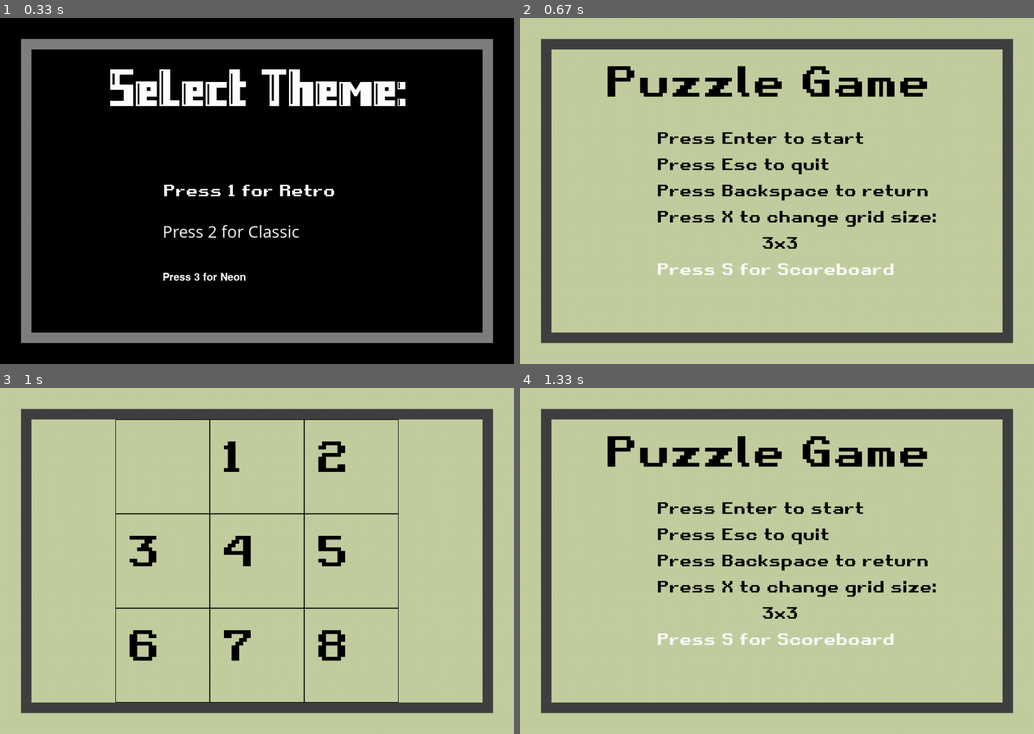
Above: before the commit, frames 1-4 (two rows, left to right).
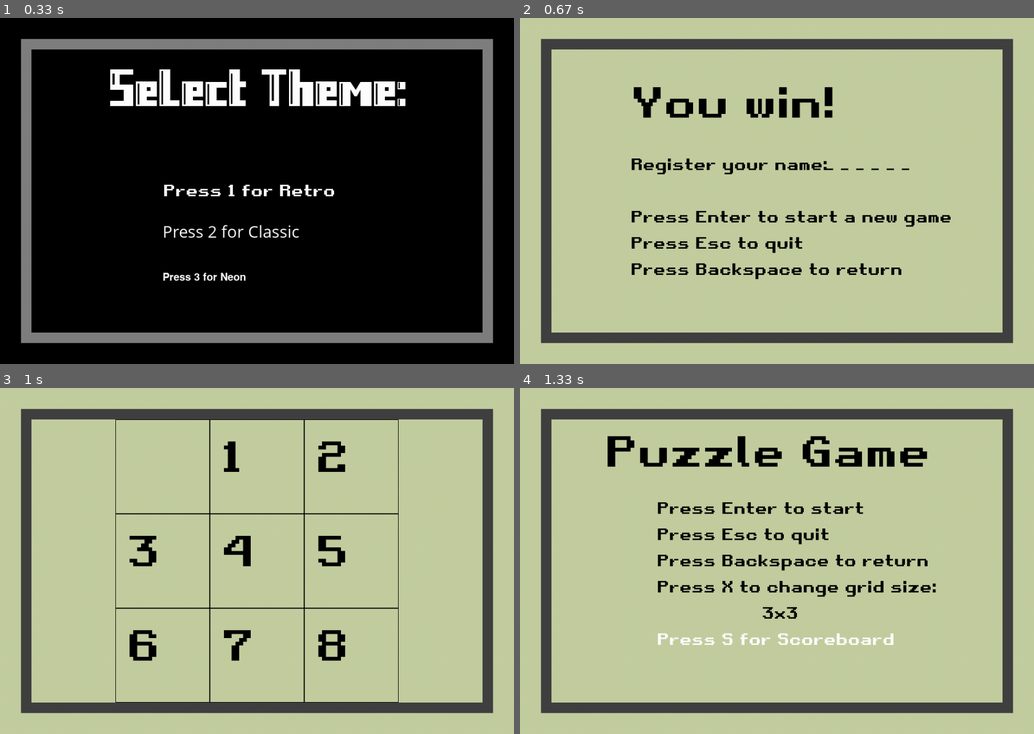
Above: after the commit, the same moments.

Repository: hugo-andriamaromanana/puzzle
Game: pygame game, started from main.py
The game is run twice, just before and just after one commit, with the same random seed, the same clock (stepped at 60 frames per second) and the same inputs.
Inputs:
- Up to frame 1 (0.33 s): no input
- Up to frame 2 (0.67 s): tap 1 at 0.33 s
- Up to frame 3 (1 s): tap Enter at 0.67 s
- Up to frame 4 (1.33 s): tap Space at 1 s

Frame 1 is identical in both runs. In frame 2, 7.8% of the frame differs, in the area x 17-84%, y 13-76%; in frame 3, nothing differs; in frame 4, nothing differs.

Commit message:
[ADD] Win screen Display

Diff:
--- a/display.py
+++ b/display.py
@@ -119,3 +119,23 @@
             if game_grid[row*settings['WIDTH_BORDER']+col] != '0':
                 GAME_DISPLAY.blit(active_font.render(game_grid[row*settings['WIDTH_BORDER']+col], True,
                                                      COLORS['BLACK']), (col * settings['CELL_SIZE']+160+20, row * settings['CELL_SIZE']+20))
+
+
+def draw_win(current_theme):
+    display=['_']*6
+    theme = THEME[current_theme]
+    fonts = theme['FONTS']
+    SCREEN.fill(theme['BACKGROUND'])
+    SCREEN.blit(RECTANGLE, (40, 40))
+    RECTANGLE.fill(theme['BORDER'])
+    RECTANGLE.blit(GAME_DISPLAY, (20, 20))
+    GAME_DISPLAY.fill(theme['BACKGROUND'])
+    GAME_DISPLAY.blit(fonts['BIG'].render('You win!', True, COLORS['BLACK']), (150, 50))
+    GAME_DISPLAY.blit(fonts['DEFAULT'].render('Register your name:', True, COLORS['BLACK']), (150, 200))
+    GAME_DISPLAY.blit(fonts['DEFAULT'].render(' '.join(display), True, COLORS['BLACK']), (520, 200))
+    GAME_DISPLAY.blit(fonts['DEFAULT'].render(
+        'Press Enter to start a new game', True, COLORS['BLACK']), (150, 300))
+    GAME_DISPLAY.blit(fonts['DEFAULT'].render(
+        'Press Esc to quit', True, COLORS['BLACK']), (150, 350))
+    GAME_DISPLAY.blit(fonts['DEFAULT'].render(
+        'Press Backspace to return', True, COLORS['BLACK']), (150, 400))
--- a/main.py
+++ b/main.py
@@ -12,7 +12,7 @@
                 current_theme = change_theme(event, current_theme)
                 running = ESC_KEYDOWN(event)
                 if current_theme != None:
-                    state = 'Menu'
+                    state = 'Win'
         if state == 'Menu':
             draw_menu(current_theme)
             for event in events:
@@ -44,14 +44,14 @@
                     draw_grid(settings, game_grid,
                            current_theme, dynamic_font_size)
                 # ------------------------------------------------------------
-            if state == 'Win':
-
-                for event in events:
-                    running = ESC_KEYDOWN(event)
-                    if BACKSPACE_KEYDOWN(event):
-                        state = 'Menu'
-                    if RETURN_KEYDOWN(event):
-                        game_grid = init_game()
-                        dynamic_font_size = modify_dynamic_font_size(settings)
-                        state = 'Game'
+        if state == 'Win':
+            draw_win(current_theme)
+            for event in events:
+                running = ESC_KEYDOWN(event)
+                if BACKSPACE_KEYDOWN(event):
+                    state = 'Menu'
+                if RETURN_KEYDOWN(event):
+                    game_grid = init_game()
+                    dynamic_font_size = modify_dynamic_font_size(settings)
+                    state = 'Game'
         pygame.display.update()
